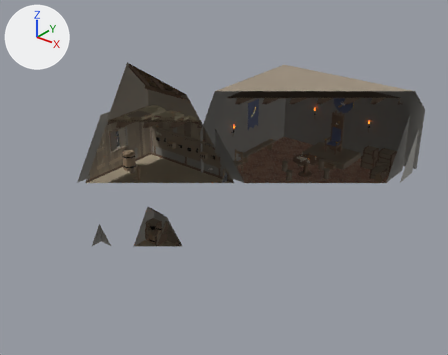
One commit to the glTF model game/assets/modelle/innen/dieb_innen.glb: the scene before it, then after it.
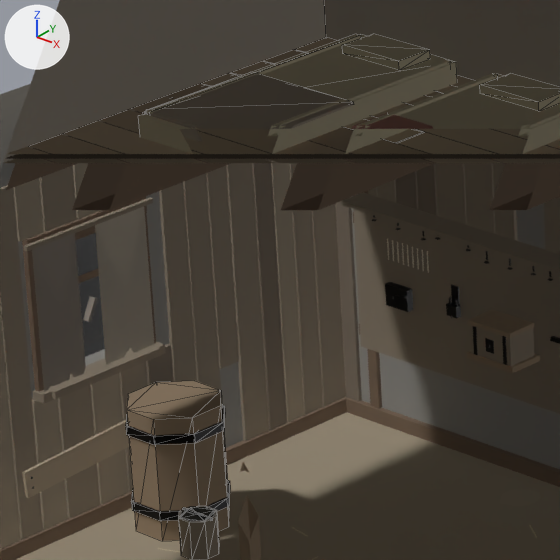
Each version appears first whole from a 50 mm camera at (16.57, -17.38, 13.04) aimed at (0.53, 2.68, 0.6), and next in a close-up on the part from 24% to 40% of the width and 28% to 49% of the height. Arrows for +X, +Y and +Z are at upper left; the lights stay in place. The older version's two pictures come first. The close-ups show mesh edges as thin lines. Everything nearer to the camera than a plane just in front of the edit is cut away. Where no turn or scale is listed for an object, it has been applied to the vertices.

Script lines for the objects in view, before the commit:
```python
me_decke_werk = bpy.data.meshes.new('Decke_Werk')
me_decke_werk.from_pydata(...)  # 521 vertices, 292 faces; spans x -5.0..5.0, y -3.5..3.5, z 2.34..2.65
me_decke_werk.materials.append(mat_farben)
me_einrichtung_loeschfass = bpy.data.meshes.new('Einrichtung_Loeschfass')
me_einrichtung_loeschfass.from_pydata(...)  # 88 vertices, 110 faces; spans x -4.859..-4.0, y 1.18..1.859, z 0.0..0.85
# faces by material slot: [54, 12, 44]
me_einrichtung_loeschfass.materials.append(mat_eisen)
me_einrichtung_loeschfass.materials.append(mat_wasser)
me_einrichtung_loeschfass.materials.append(mat_farben)
me_raum_schlafboden = bpy.data.meshes.new('Raum_Schlafboden')
me_raum_schlafboden.from_pydata(...)  # 1545 vertices, 1821 faces; spans x -5.3..5.0, y -3.5..3.5, z 2.6..7.64
# faces by material slot: [2, 162, 28, 1629]
me_raum_schlafboden.materials.append(mat_fenster)
me_raum_schlafboden.materials.append(mat_eisen)
me_raum_schlafboden.materials.append(mat_glut)
me_raum_schlafboden.materials.append(mat_farben)
ob_decke_werk = bpy.data.objects.new('Decke_Werk', me_decke_werk)
ob_decke_werk.location = (0.0, 0.0, 0.0)
ob_einrichtung_loeschfass = bpy.data.objects.new('Einrichtung_Loeschfass', me_einrichtung_loeschfass)
ob_einrichtung_loeschfass.location = (0.0, 0.0, 0.0)
ob_raum_schlafboden = bpy.data.objects.new('Raum_Schlafboden', me_raum_schlafboden)
ob_raum_schlafboden.location = (0.0, 0.0, 0.0)
# also in view: 'Bedienung_Auftraege_Karte' at (-2.4, 0.5, 0.61); 'Raum_Werk' at (0.0, 0.0, 1.44)
```
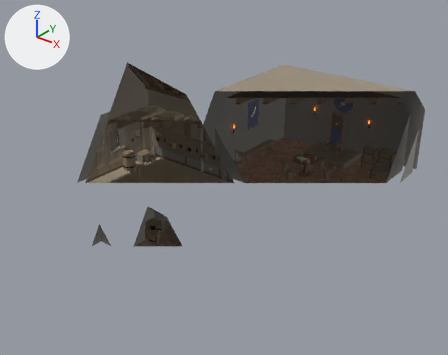
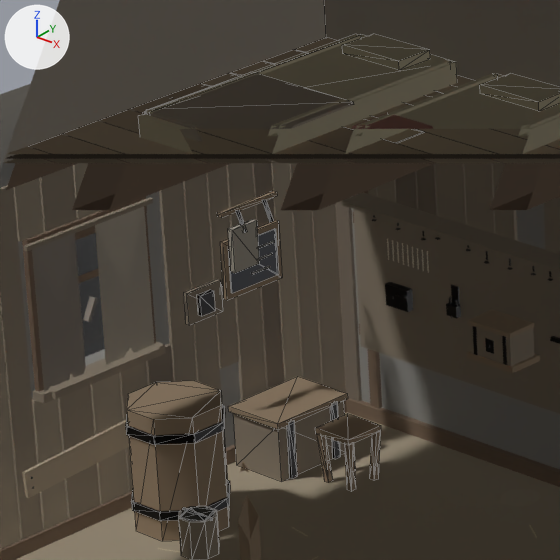
Changed parts and their boxes (x1, y1, x2, y2) in the close-ups (560 x 560 px):
'Einrichtung_Lehrlingsstube', added: after (184, 191, 381, 491)
    faces in mat_farben: (184, 191, 381, 491)
    faces in mat_eisen: (198, 199, 340, 478)

Diff of the bpy script that builds the scene:
```diff
--- a/game/assets/modelle/innen/dieb_innen.glb.py
+++ b/game/assets/modelle/innen/dieb_innen.glb.py
@@ me_einrichtung_lehrlingsstube @@
+me_einrichtung_lehrlingsstube.from_pydata(...)  # 160 vertices, 184 faces; spans x -4.99..-4.0, y 2.08..3.0, z 0.0..1.76
+# faces by material slot: [48, 136]
+me_einrichtung_lehrlingsstube.materials.append(mat_eisen)
+me_einrichtung_lehrlingsstube.materials.append(mat_farben)
@@ ob_einrichtung_lehrlingsstube @@
+ob_einrichtung_lehrlingsstube = bpy.data.objects.new('Einrichtung_Lehrlingsstube', me_einrichtung_lehrlingsstube)
+ob_einrichtung_lehrlingsstube.location = (0.0, 0.0, 0.0)
```
